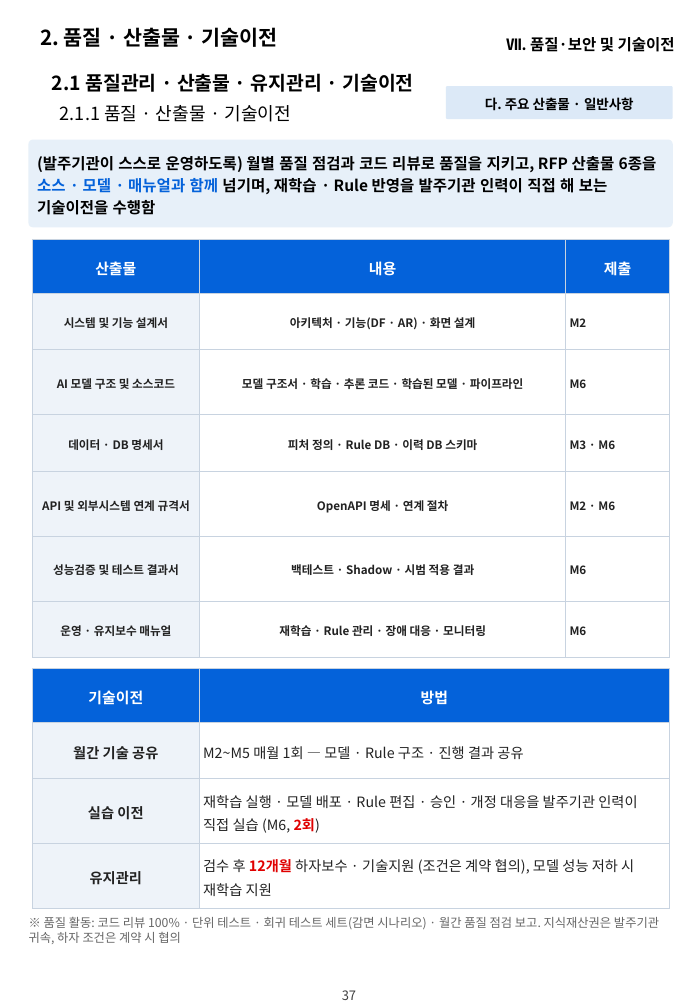
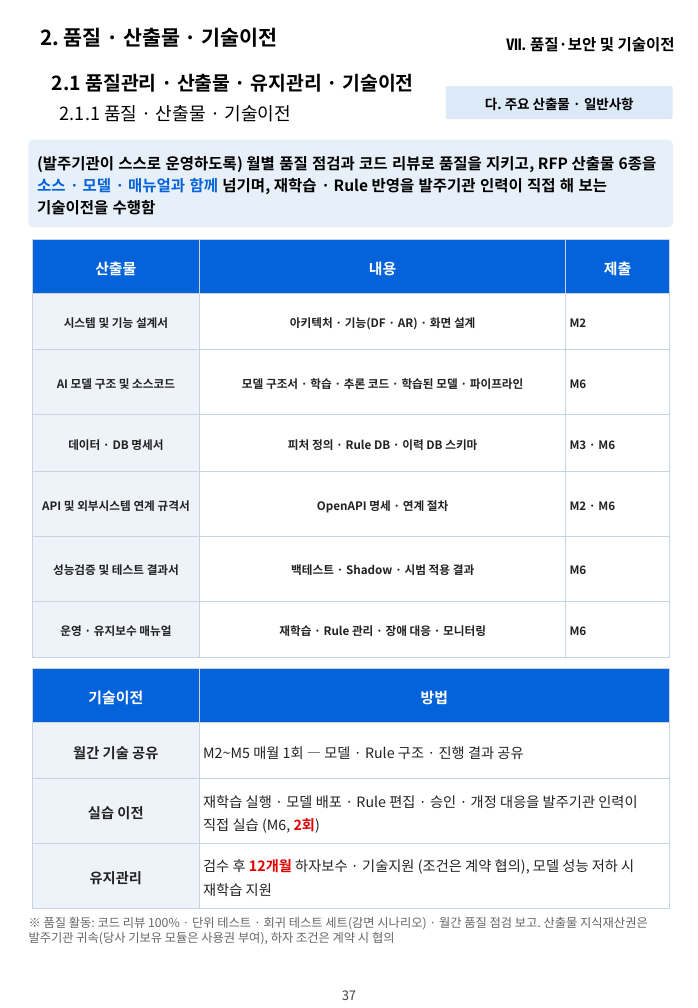
Before and after one commit to hwangsteeve-tech/hbjw, a slide deck: slide 37 of proposals/2026-11_dsit-parking-ai/dsit_proposal.pptx. Drawn at 698x1008 pixels with LibreOffice and Linux fonts; fonts in the diff are those of the drawing; background and template pictures are left out. Boxes give left, top, right and bottom in pixels: in the first picture for what was removed or moved away, otherwise in the second. Text is boxed around its words. In the diff, an @@ line names an element or a change of style, - is before the commit and + after.

```diff
--- a/proposals/2026-11_dsit-parking-ai/dsit_proposal.pptx
+++ b/proposals/2026-11_dsit-parking-ai/dsit_proposal.pptx
@@ text at [29, 917, 648, 944]: text changed @@
-※ 품질 활동: 코드 리뷰 100% · 단위 테스트 · 회귀 테스트 세트(감면 시나리오) · 월간 품질 점검 보고. 지식재산권은 발주기관 귀속, 하자 조건은 계약 시 협의
+※ 품질 활동: 코드 리뷰 100% · 단위 테스트 · 회귀 테스트 세트(감면 시나리오) · 월간 품질 점검 보고. 산출물 지식재산권은 발주기관 귀속(당사 기보유 모듈은 사용권 부여), 하자 조건은 계약 시 협의
```
Also in this commit, not shown: 3 other slides changed, 6 other files.
